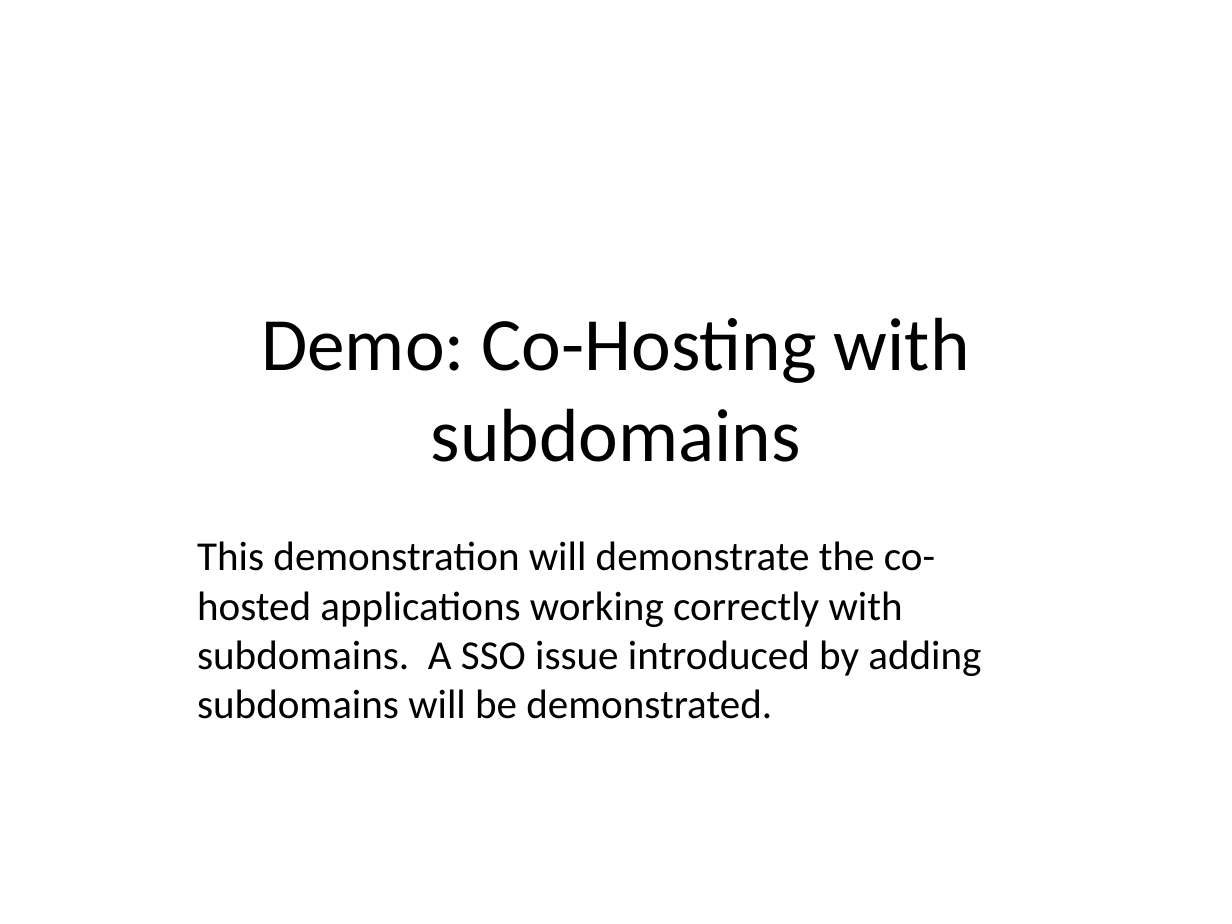
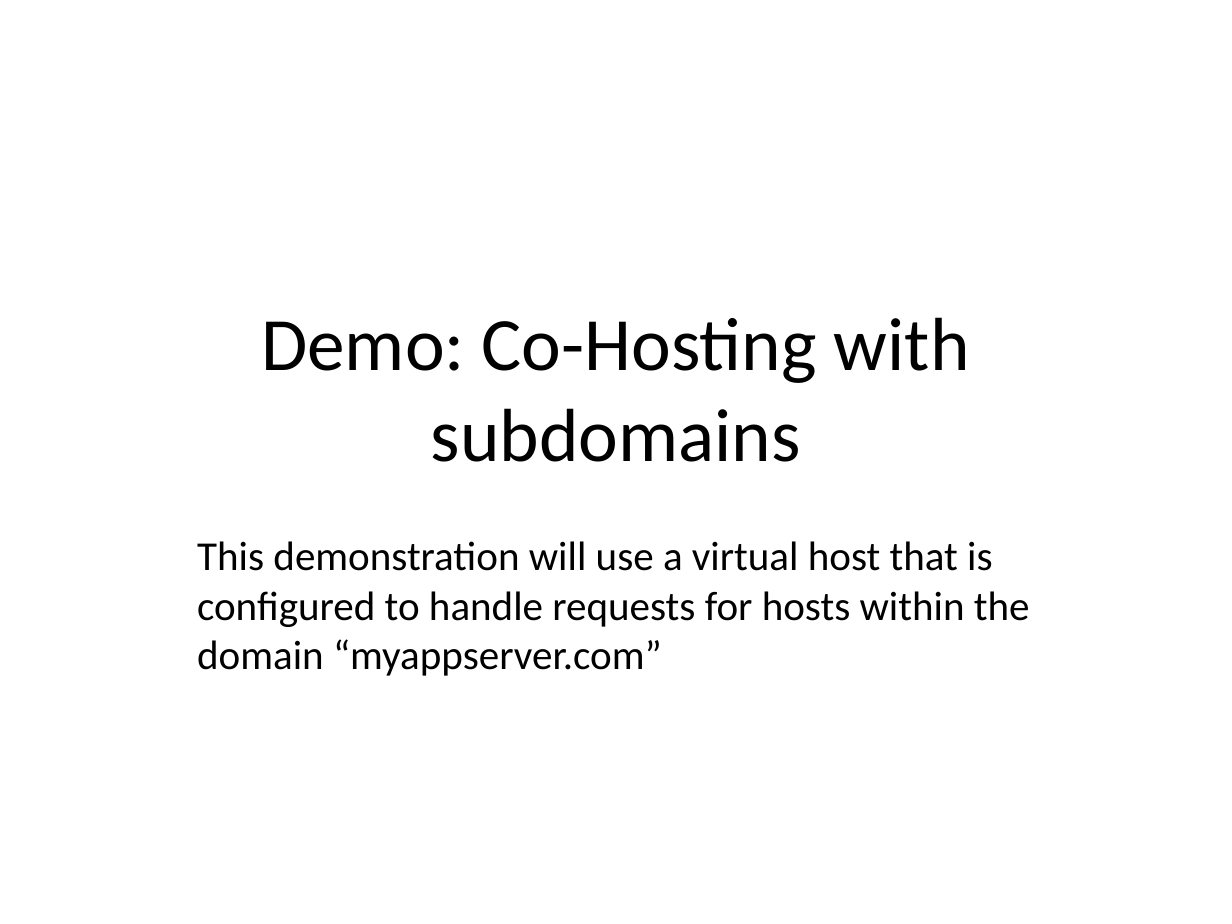
Before and after one commit to EdCharbeneau/CodePaLOUsa, a slide deck: slide 12 of 2013/LocalStorageSecurity/LocalStoragePresentation.ppt (slide 11 before the commit). Drawn at 1232x924 pixels with LibreOffice and Linux fonts; fonts in the diff are those of the drawing. Boxes give left, top, right and bottom in pixels: in the first picture for what was removed or moved away, otherwise in the second. Text is boxed around its words. In the diff, an @@ line names an element or a change of style, - is before the commit and + after.

```diff
--- a/2013/LocalStorageSecurity/LocalStoragePresentation.ppt
+++ b/2013/LocalStorageSecurity/LocalStoragePresentation.ppt
@@ subtitle at box(197, 541, 1030, 676): text changed @@
-This demonstration will demonstrate the co-hosted applications working correctly with subdomains. A SSO issue introduced by adding subdomains will be demonstrated.
+This demonstration will use a virtual host that is configured to handle requests for hosts within the domain “myappserver.com”
```
Also in this commit, not shown: 9 other slides changed, 2 slides added.
